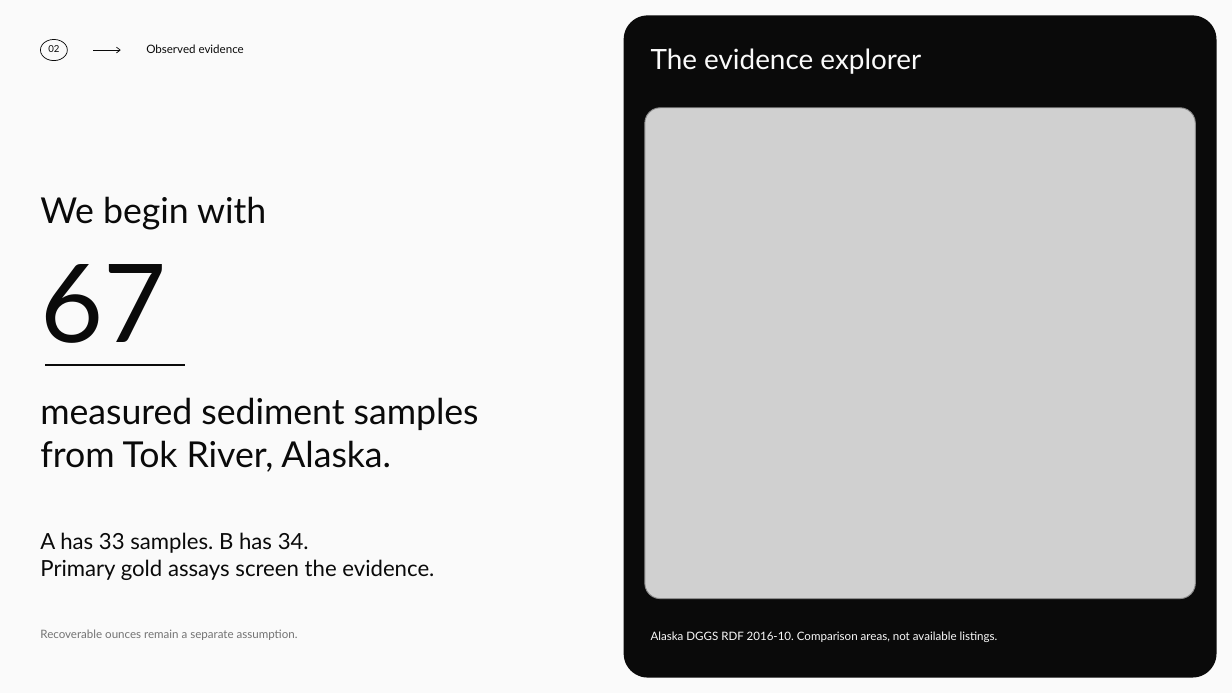
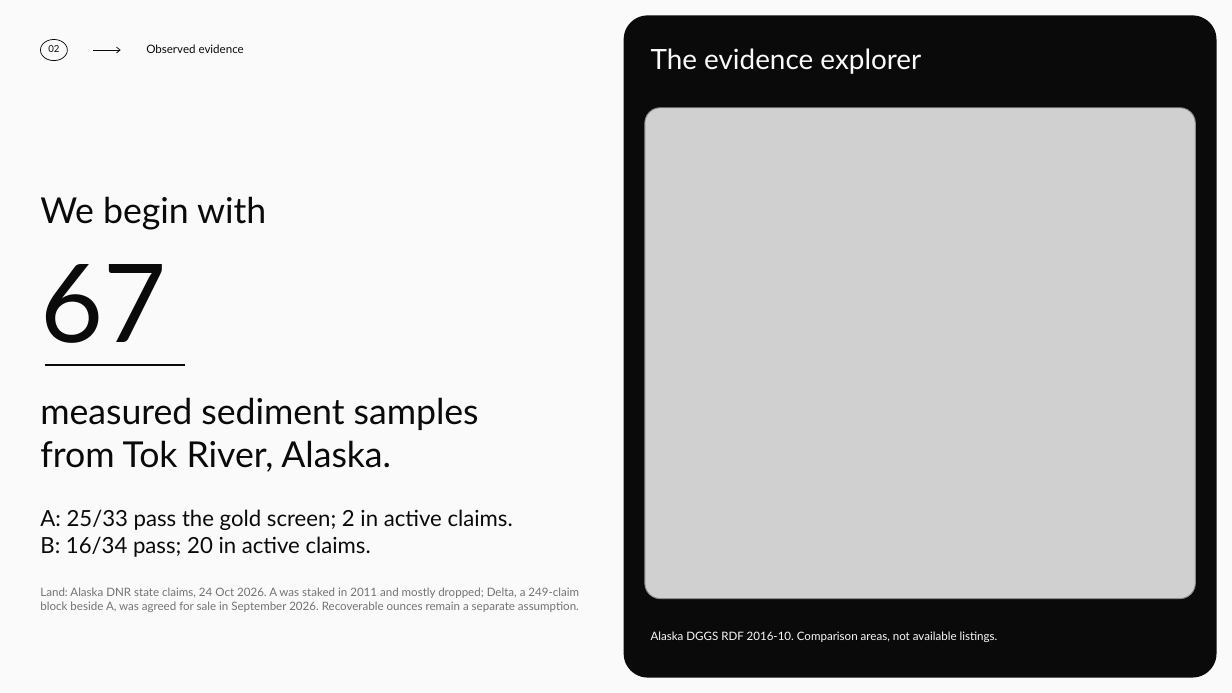
Before and after one commit to amitvijapur/oxhack-2026, a slide deck: slide 3 of pitch/oxhack-pitch.pptx. Drawn at 1232x693 pixels with LibreOffice and Linux fonts; fonts in the diff are those of the drawing; grey boxes stand for pictures. Boxes give left, top, right and bottom in pixels: in the first picture for what was removed or moved away, otherwise in the second. Text is boxed around its words. In the diff, an @@ line names an element or a change of style, - is before the commit and + after.

```diff
--- a/pitch/oxhack-pitch.pptx
+++ b/pitch/oxhack-pitch.pptx
@@ text at bbox=[40, 509, 513, 557]: text changed @@
-A has 33 samples. B has 34.
-Primary gold assays screen the evidence.
+A: 25/33 pass the gold screen; 2 in active claims.
+B: 16/34 pass; 20 in active claims.
@@ text at bbox=[40, 587, 579, 612]: text changed @@
-Recoverable ounces remain a separate assumption.
+Land: Alaska DNR state claims, 24 Oct 2026. A was staked in 2011 and mostly dropped; Delta, a 249-claim block beside A, was agreed for sale in September 2026. Recoverable ounces remain a separate assumption.
```
Also in this commit, not shown: 5 other slides changed, 8 other files.
